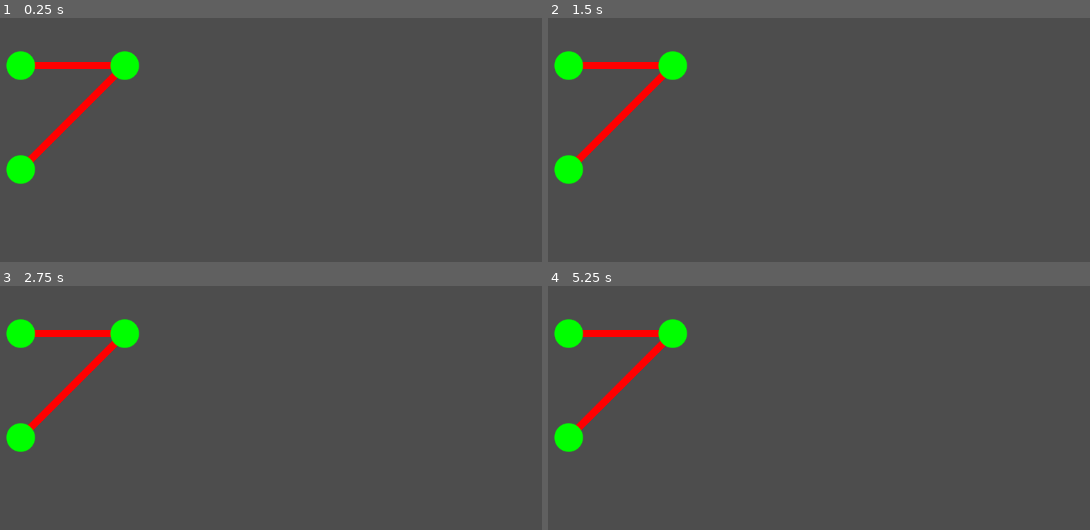
Above: before the commit, frames 1-4 (two rows, left to right).
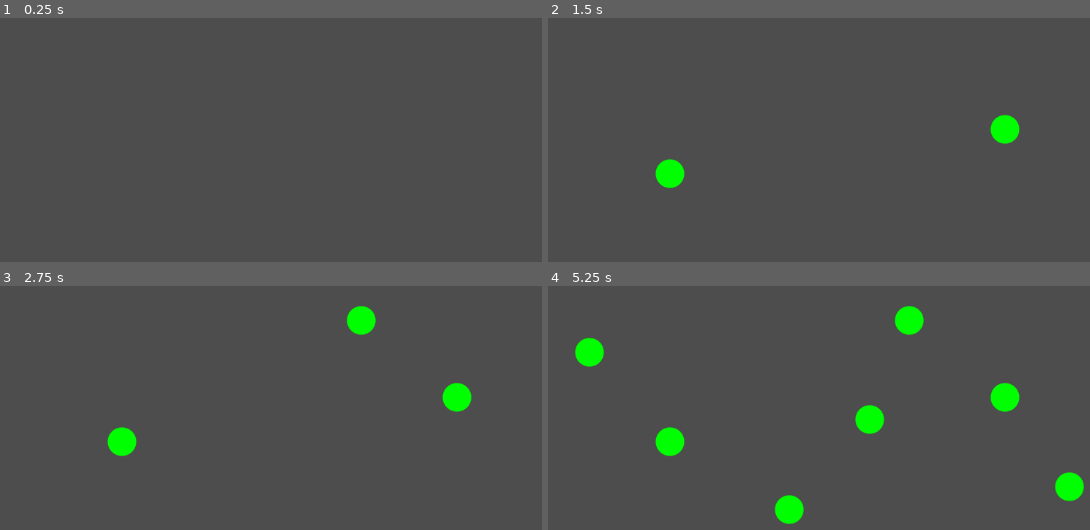
Above: after the commit, the same moments.

Repository: VerticesLTD/Graphos
Game: Godot game, scene res://main.tscn
The game is run twice, just before and just after one commit, with the same random seed, the same clock (stepped at 60 frames per second) and the same inputs.
Inputs (mouse positions are in pixels of both pictures, inside the frame that each line leads up to):
- Up to frame 1 (0.25 s): no input
- Up to frame 2 (1.5 s): tap Enter at 0.5 s; move the mouse to (1003, 130) at 0.52 s; click (1003, 130) at 0.67 s; tap Space at 1.25 s; drag from (667, 174) to (791, 242) at 1.27 s
- Up to frame 3 (2.75 s): tap Enter at 2 s; move the mouse to (363, 320) at 2.02 s; click (363, 320) at 2.17 s
- Up to frame 4 (5.25 s): tap Space at 2.75, 4.25 s; drag from (791, 510) to (591, 351) at 2.77 s; tap Enter at 3.5 s; move the mouse to (1068, 486) at 3.52 s; click (1068, 486) at 3.67 s; drag from (591, 351) to (710, 307) at 4.27 s; move the mouse to (867, 420) at 5.02 s; click (867, 420) at 5.17 s

The runs differ from the first frame. In frame 1, 2.6% of the frame differs, in the area x 1-26%, y 13-69%; in frame 2, 3.7%; in frame 3, 4.2%; in frame 4, 6.2%, in the area x 1-99%, y 8-98%.

Commit message:
Add minimal _draw function to UndirectedGraph

Diff:
--- a/graphs/undirected-graph/undirected_graph.gd
+++ b/graphs/undirected-graph/undirected_graph.gd
@@ -21,6 +21,13 @@
 ## Total number of undirected edges in the graph.
 var num_edges: int = 0
 
+func _ready() -> void:
+	# Requesting handler to notify us about mouse clicks
+	InputHandler.subscribe_to_intention(
+			InputHandler.INTENTION_TYPE.MOUSE_CLICK,
+			self
+		)
+
 ## Removes all vertices and edges from the graph.
 func clear() -> void:
 	vertices.clear()
@@ -33,6 +40,9 @@
 ## @param y     Optional y-coordinate.
 ## @param color Optional color.
 func add_vertex(id: int, pos:Vector2 = Vector2.ZERO, color: Color = Color.WHITE) -> void:
+	# TODO: Having the id as an arguments exposes potential problems.
+	# id should be inside `Globals`, and the responsibility to increment the id should
+	# be under the function doing the adding, not the caller.
 	if not vertices.has(id):
 		var v: Vertex = Vertex.new(id, color, Vertex.INF, Vertex.INF, pos)
 		vertices[id] = v
@@ -148,6 +158,19 @@
 	for v in vertices.values():
 		v.color = Color.WHITE
 
+## This function is executed by InputHandler for the subscribed intentions.
+func execute_intention(intention:InputHandler.Intention) -> void:
+	var event:InputEvent = intention.event
+
+	# Currently only executing mouse clicks
+	if event is InputEventMouseButton:
+		if event.button_index == MOUSE_BUTTON_LEFT and event.is_pressed():
+			var pos:Vector2 = get_global_mouse_position()
+			self.add_vertex(Globals.vertex_id,pos,Color.GREEN)
+			Globals.vertex_id += 1
+			queue_redraw()
+
+
 ## To draw the graph, we first iterate over all edges and draw them using `draw_line`.
 ## Then we draw vertices using `draw_circle`. Doing edges first allows the vertices to
 ## appear on top of edges.
--- a/main.gd
+++ b/main.gd
@@ -3,13 +3,6 @@
 func _ready() -> void:
 	var graph = UndirectedGraph.new()
 	add_child(graph)
-
-	graph.add_vertex(0,Vector2(200,200),Color.GREEN)
-	graph.add_vertex(1,Vector2(350,200),Color.GREEN)
-	graph.add_vertex(2,Vector2(200,350),Color.GREEN)
-
-	graph.add_edge(0,1)
-	graph.add_edge(1,2)
 
 # Called every frame. 'delta' is the elapsed time since the previous frame.
 func _process(_delta: float) -> void:
--- a/scripts/utils/globals.gd
+++ b/scripts/utils/globals.gd
@@ -11,4 +11,4 @@
 # ------------
 # ID
 # ------------
-const START_ID = 0
+var vertex_id = 0
--- a/scripts/utils/input_handler.gd
+++ b/scripts/utils/input_handler.gd
@@ -25,7 +25,7 @@
 	}
 
 func subscribe_to_intention(intention:INTENTION_TYPE,object:Object) -> void:
-	if not INTENTION_TYPE.has(intention):
+	if not INTENTION_TYPE.values().has(intention):
 		push_warning("Attempted subscription with invalid intention type")
 		return
 
@@ -35,7 +35,6 @@
 			)
 		return
 	subscribers[intention].append(object)
-	GLogger.debug("Subscribed object:" + object.to_string(),Globals.INPT_TAG)
 
 func _unhandled_input(event: InputEvent) -> void:
 	if event is InputEventMouseButton:
--- a/scripts/utils/logger.gd
+++ b/scripts/utils/logger.gd
@@ -1,7 +1,7 @@
 class_name GLogger
 
 ## Enable when debugging for info output
-static var enabled := false
+static var enabled := true
 
 static var log_level = "INFO"
 
